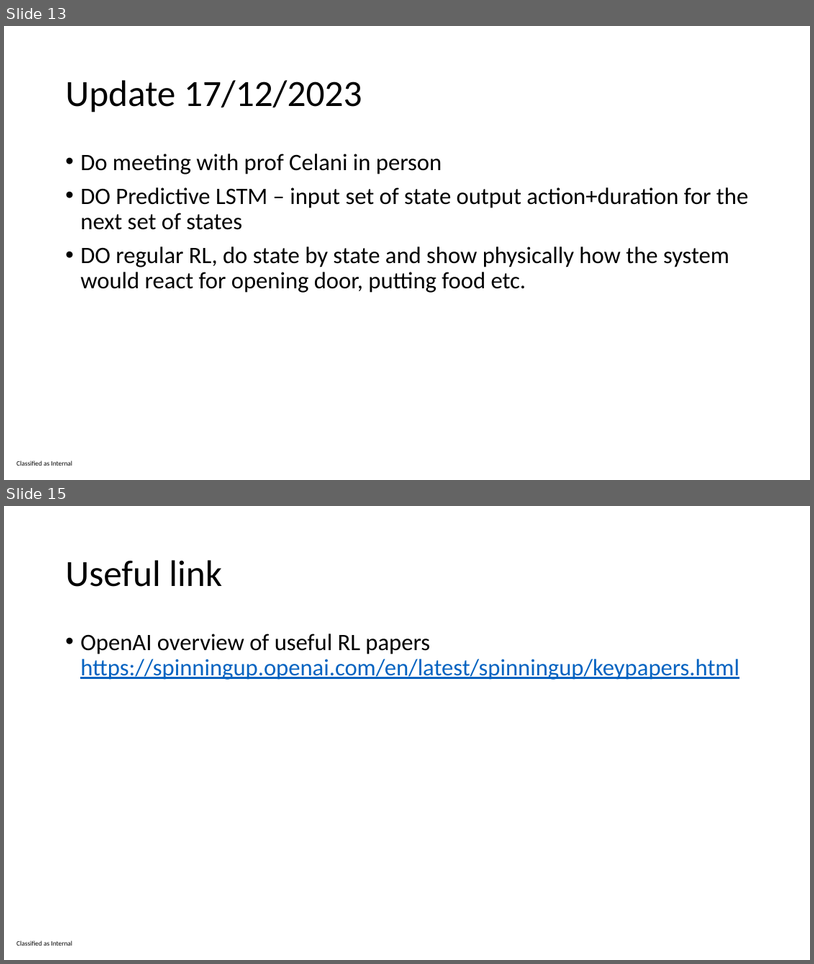
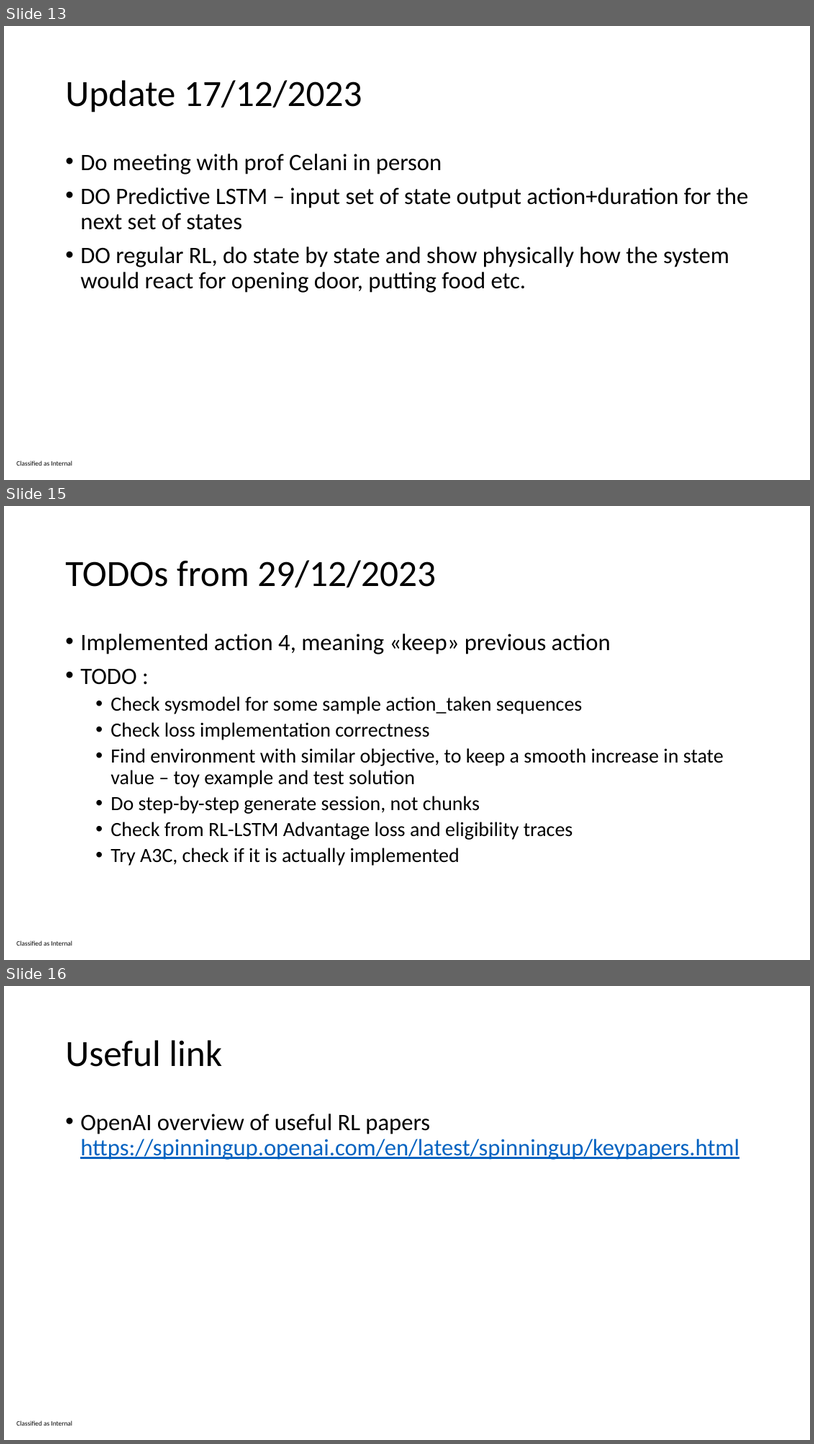
Before and after one commit to ImolaFodor/offline-rl-thesis, a slide deck: thesis proposal planning pre-heat.pptx. Shown one above the other, each under a label of ours: slides 13 and 15 before the commit, slides 13, 15 and 16 after it; the slides between them are not shown. The pictures are 814x964 and 814x1444 pixels, drawn with LibreOffice and Linux fonts; fonts in the diff are those of the drawing. Boxes give left, top, right and bottom in pixels: in the first picture for what was removed or moved away, otherwise in the second. Text is boxed around its words. In the diff, an @@ line names an element or a change of style, - is before the commit and + after.

```diff
--- a/thesis proposal planning pre-heat.pptx
+++ b/thesis proposal planning pre-heat.pptx
@@ slide 15 added at bbox=[4, 506, 810, 960], background #FFFFFF; not listed: 1 template element that a slide beside it also shows @@
@@ title added at bbox=[65, 560, 436, 588], 44 pt, text #000000 @@
+TODOs from 29/12/2023
@@ text added at bbox=[80, 633, 724, 865], 24 pt, text #000000 @@
+• Implemented action 4, meaning «keep» previous action
+• TODO :
+  • Check sysmodel for some sample action_taken sequences
+  • Check loss implementation correctness
+  • Find environment with similar objective, to keep a smooth increase in state value – toy example and test solution
+  • Do step-by-step generate session, not chunks
+  • Check from RL-LSTM Advantage loss and eligibility traces
+  • Try A3C, check if it is actually implemented
@@ what was slide 15 is now slide 16 @@
```
Also in this commit, not shown: 1 slide changed.
